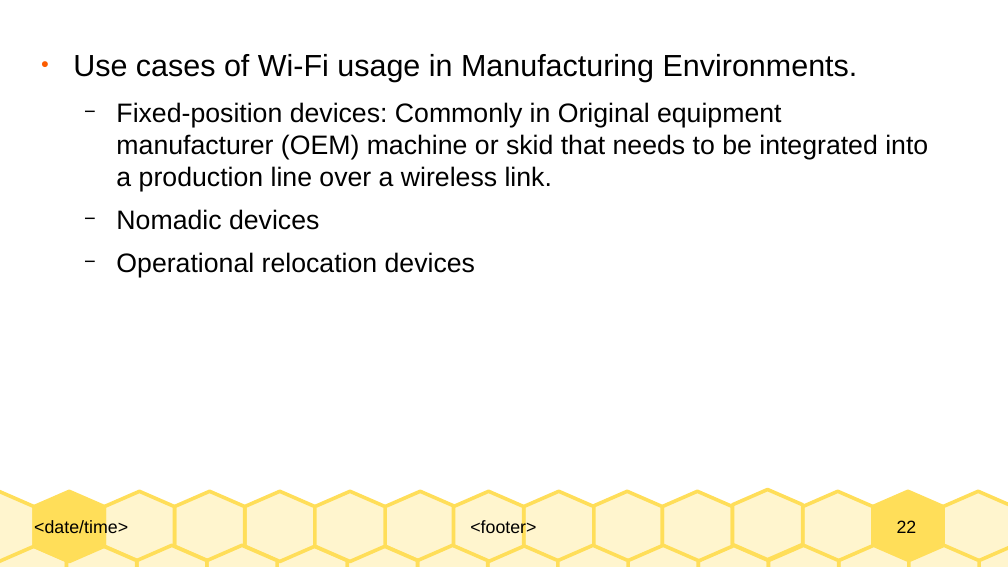
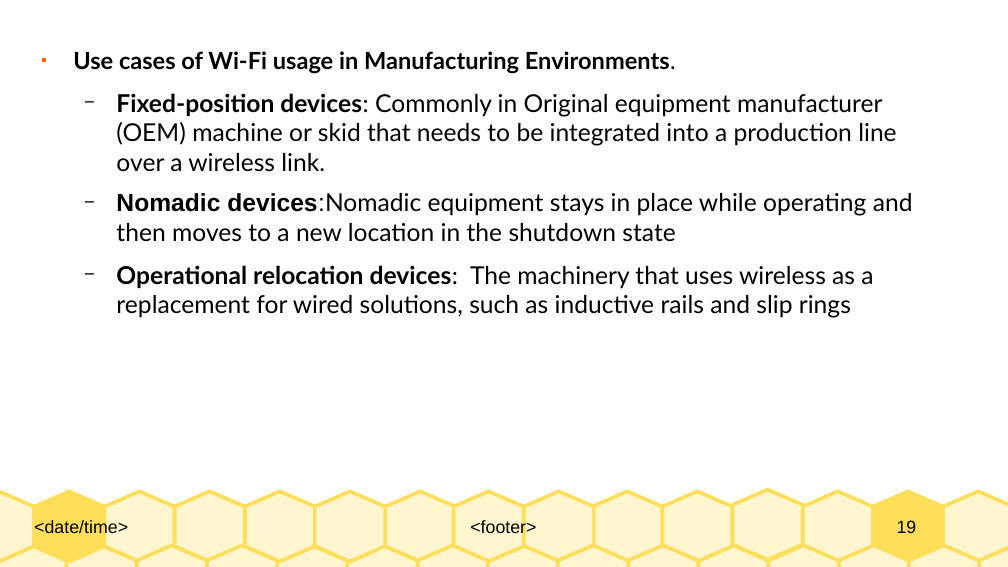
Before and after one commit to Dihfahsih1/Masters-Software-Engineering, a slide deck: slide 19 of yr-sem1/IoT/Chapter-9-slides.odp (slide 22 before the commit). Drawn at 1008x567 pixels with LibreOffice and Linux fonts; fonts in the diff are those of the drawing. Boxes give left, top, right and bottom in pixels: in the first picture for what was removed or moved away, otherwise in the second. Text is boxed around its words. In the diff, an @@ line names an element or a change of style, - is before the commit and + after.

```diff
--- a/yr-sem1/IoT/Chapter-9-slides.odp
+++ b/yr-sem1/IoT/Chapter-9-slides.odp
@@ text at [73,51,896,172]: size 24 to 18.6 pt in "Use cases of Wi-Fi usage in Manufacturing ..."; font Arial to Lato in "Use cases of Wi-Fi usage in Manufacturing ...", "Fixed-position devices: Commonly in Original equipment manuf ..."; bold on in "Use cases of Wi-Fi usage in Manufacturing ...", "Fixed-position devices:"; size 21 to 19.4 pt in "Fixed-position devices: Commonly in Original equipment manuf ..." @@
@@ text at [116,193,913,318]: text changed; size 21 to 19.4 pt; font Arial to Lato @@
-  − Nomadic devices
-  − Operational relocation devices
+  − Nomadic devices:Nomadic equipment stays in place while operating and then moves to a new location in the shutdown state
+  − Operational relocation devices: The machinery that uses wireless as a replacement for wired solutions, such as inductive rails and slip rings
@@ page number at [897,520,917,533]: text changed @@
-22
+19
```
Also in this commit, not shown: 6 other slides changed, 21 slides added, 4 slides removed, 1 other file.
